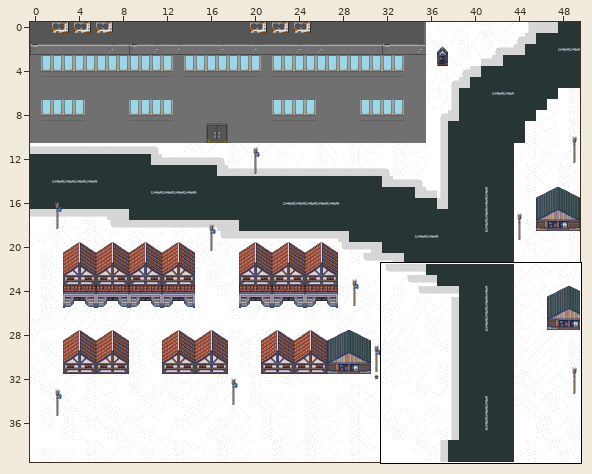
One commit to this Tiled map: assets/tiles/schop_one.tmx. The first picture is a wide view before the edit; the outline marks the close-up.
Close-up. Earlier state:
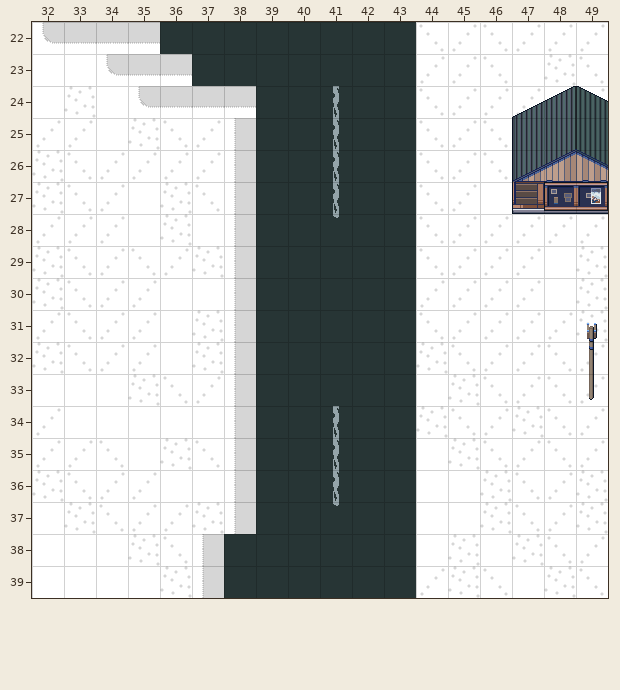
Cells are 32x32 px. Shown: x 32..49, y 22..39. The commit also changed other parts of the map, which this record leaves out.
Once edited:
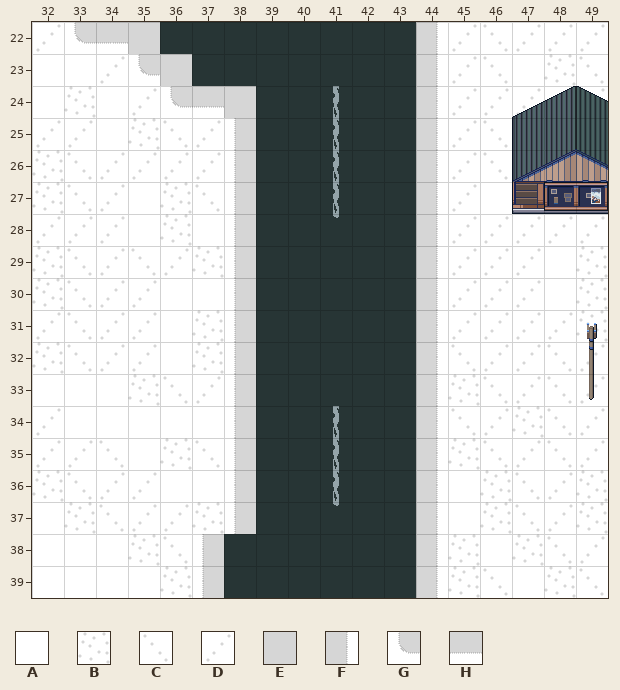
Key: from "snow_nature_tileset": A 0, B 1, C 2, D 3, E 21, F 22, G 30, H 31.
_ is an empty cell.
The exact change:
Layer "Tile Layer 1":
y 22: x 32..33 GH -> DG; x 35 H -> E; x 44 C -> F
y 23: x 34..36 GHH -> DGE; x 44 D -> F
y 24: x 35..36 GH -> DG; x 38 H -> E; x 44 C -> F
y 25..29: x 44 C -> F
y 30: x 44 D -> F
y 31: x 44 C -> F
y 32: x 44 B -> F
y 33: x 44 A -> F
y 34: x 44 B -> F
y 35..38: x 44 A -> F
y 39: x 44 D -> F
Changed places in both close-ups, as pixel boxes (x1, y1, x2, y2):
changed: (36, 22, 192, 116)
changed: (416, 22, 448, 598)
changed: (224, 106, 256, 118)
